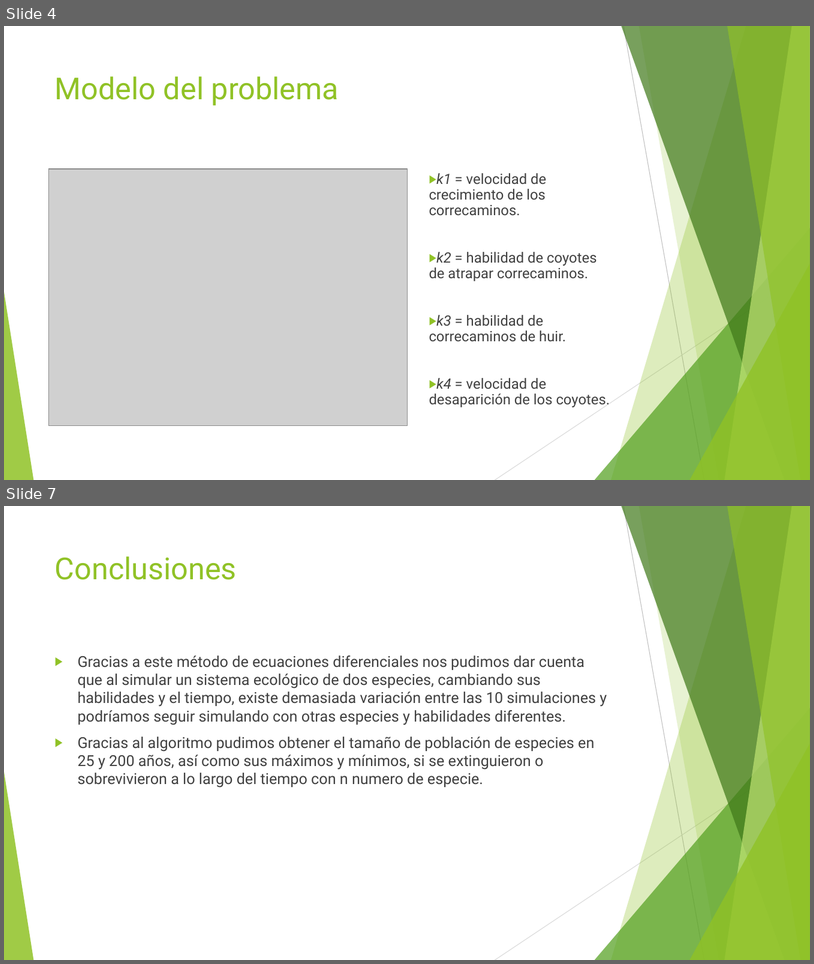
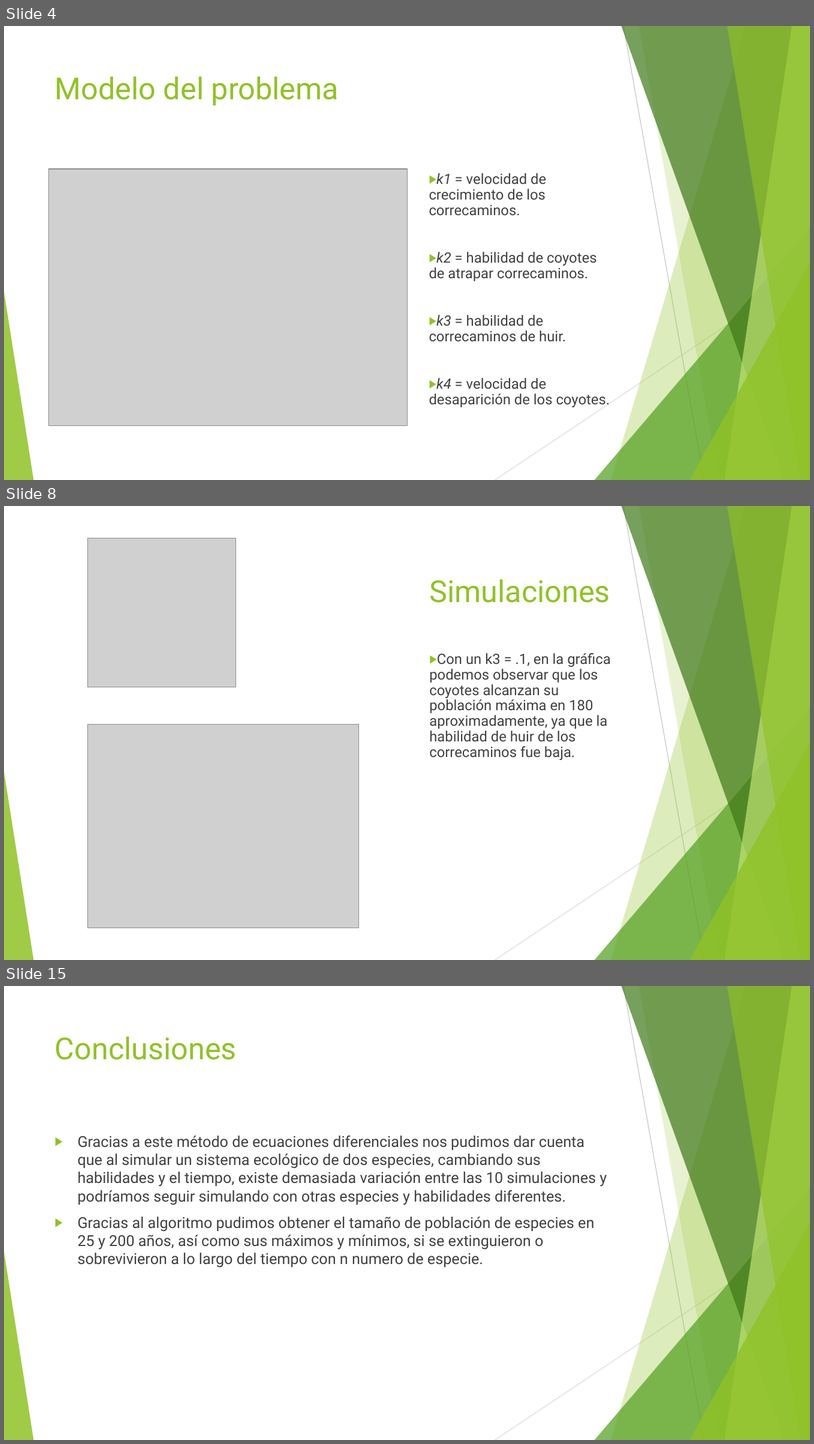
Before and after one commit to javierpreciado9/proyecto_modulo3, a slide deck: ProyectoModulo3_MendozaE1_PreciadoJ2_IrigoyenC3.pptx. Shown one above the other, each under a label of ours: slides 4 and 7 before the commit, slides 4, 8 and 15 after it; the slides between them are not shown. The pictures are 814x964 and 814x1444 pixels, drawn with LibreOffice and Linux fonts; fonts in the diff are those of the drawing; grey boxes stand for pictures. Boxes give left, top, right and bottom in pixels: in the first picture for what was removed or moved away, otherwise in the second. Text is boxed around its words. In the diff, an @@ line names an element or a change of style, - is before the commit and + after.

```diff
--- a/ProyectoModulo3_MendozaE1_PreciadoJ2_IrigoyenC3.pptx
+++ b/ProyectoModulo3_MendozaE1_PreciadoJ2_IrigoyenC3.pptx
@@ slide 8 added at <box>4,506,810,960</box>, background #FFFFFF; not listed: 10 template elements that a slide beside it also shows @@
@@ picture added at <box>88,538,236,687</box> @@
@@ title added at <box>429,579,611,603</box>, 36 pt, text #90C226 @@
+Simulaciones
@@ text added at <box>429,653,611,760</box>, 17 pt, text #404040 @@
+▶ Con un k3 = .1, en la gráfica podemos observar que los coyotes alcanzan su población máxima en 180 aproximadamente, ya que la habilidad de huir de los correcaminos fue baja.
@@ picture added at <box>88,724,359,928</box> @@
@@ what was slide 7 is now slide 15 @@
```
Also in this commit, not shown: 9 other slides added, 2 slides removed, 1 other file.
